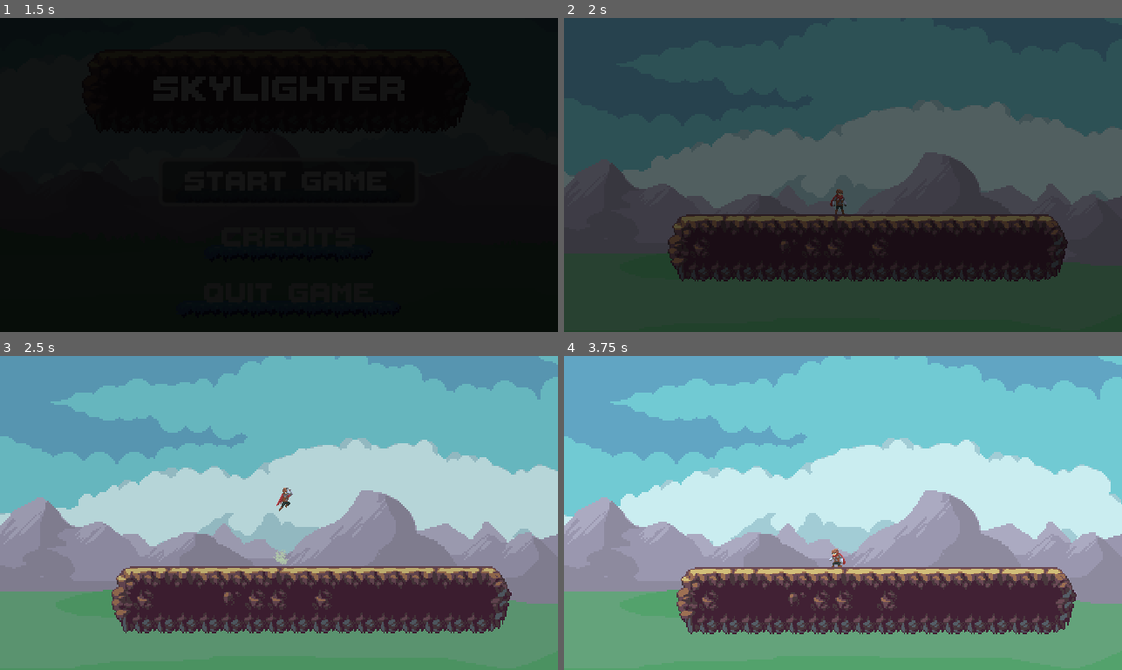
Above: before the commit, frames 1-4 (two rows, left to right).
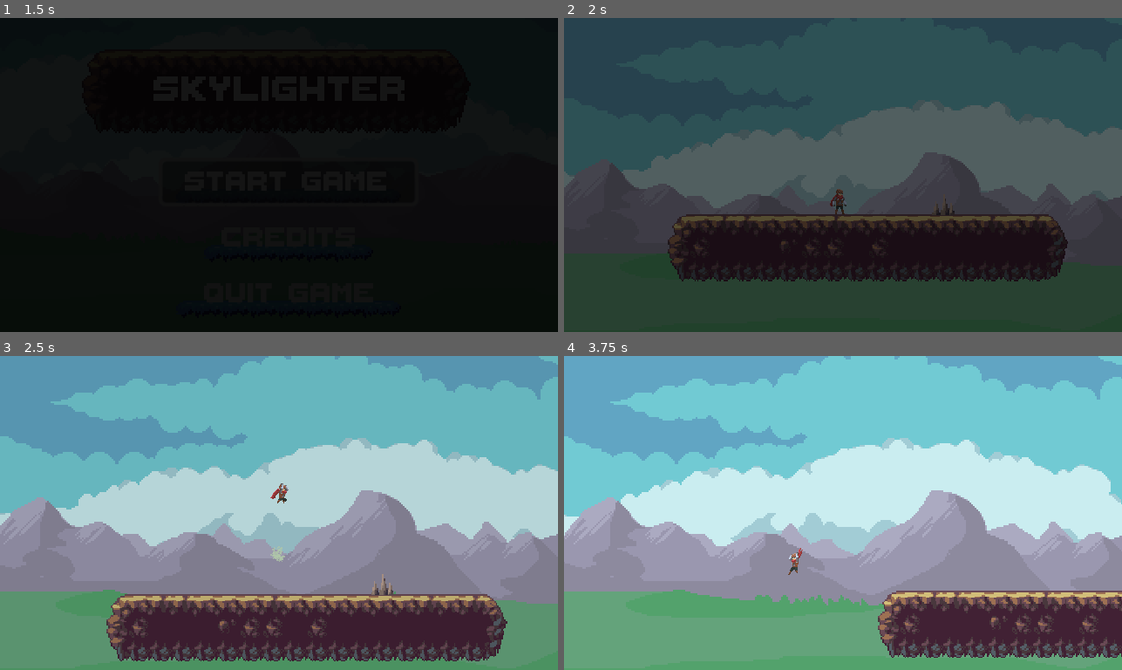
Above: after the commit, the same moments.

Repository: strangerthandev115/HackMT2024
Game: Godot game, scene res://scenes/main/main.tscn
Same seed, same stepped clock (60 frames per second), same inputs: the game is played once before the commit and once after it.
Inputs:
- Up to frame 1 (1.5 s): click "Start Game" at 0.5 s; click "Start Game" at 1.25 s
- Up to frame 2 (2 s): no input
- Up to frame 3 (2.5 s): hold D (right) from 2.03 s (still down); tap F (die, bound only after the commit) at 2.1 s; tap Space (jump) at 2.27 s
- Up to frame 4 (3.75 s): tap C (crouch, bound only after the commit) at 2.85 s; tap Space (jump) at 3.02 s; tap F (die, bound only after the commit) at 3.05 s; release D (right) at 3.53 s; hold A (left) from 3.53 s (still down); hold Down (crouch, bound only before the commit) from 3.53 s (still down)

Frame 1 is identical in both runs. In frame 2, less than 0.1% of the frame differs, in the area x 65-70%, y 57-63%; in frame 3, 17%; in frame 4, 18%, in the area x 0-100%, y 42-97%.

Commit message:
added spikey bois, fixed and added flagpole

Diff:
--- a/project.godot
+++ b/project.godot
@@ -39,15 +39,13 @@
 
 left={
 "deadzone": 0.5,
-"events": [Object(InputEventKey,"resource_local_to_scene":fa …(140 unchanged characters)… d":false,"keycode":0,"physical_keycode":4194319,"key_label":0,"unicode":0,"echo":false,"script":null)
-, Object(InputEventKey,"resource_local_to_scene":false,"resource_name":"","device":-1,"window_id":0,"alt_pressed":false,"shift_pressed":false,"ctrl_pressed":false,"meta_pressed":false,"pressed":false,"keycode":0,"physical_keycode":65,"key_label":0,"unicode":97,"echo":false,"script":null)
+"events": [Object(InputEventKey,"resource_local_to_scene":fa …(140 unchanged characters)… d":false,"keycode":0,"physical_keycode":65,"key_label":0,"unicode":97,"echo":false,"script":null)
 , Object(InputEventJoypadMotion,"resource_local_to_scene":false,"resource_name":"","device":-1,"axis":0,"axis_value":-1.0,"script":null)
 ]
 }
 right={
 "deadzone": 0.5,
-"events": [Object(InputEventKey,"resource_local_to_scene":fa …(140 unchanged characters)… d":false,"keycode":0,"physical_keycode":4194321,"key_label":0,"unicode":0,"echo":false,"script":null)
-, Object(InputEventKey,"resource_local_to_scene":false,"resource_name":"","device":-1,"window_id":0,"alt_pressed":false,"shift_pressed":false,"ctrl_pressed":false,"meta_pressed":false,"pressed":false,"keycode":0,"physical_keycode":68,"key_label":0,"unicode":100,"echo":false,"script":null)
+"events": [Object(InputEventKey,"resource_local_to_scene":fa …(140 unchanged characters)… d":false,"keycode":0,"physical_keycode":68,"key_label":0,"unicode":100,"echo":false,"script":null)
 , Object(InputEventJoypadMotion,"resource_local_to_scene":false,"resource_name":"","device":-1,"axis":0,"axis_value":1.0,"script":null)
 ]
 }
@@ -59,8 +57,7 @@
 }
 crouch={
 "deadzone": 0.5,
-"events": [Object(InputEventKey,"resource_local_to_scene":fa …(140 unchanged characters)… d":false,"keycode":0,"physical_keycode":4194322,"key_label":0,"unicode":0,"echo":false,"script":null)
-, Object(InputEventKey,"resource_local_to_scene":false,"resource_name":"","device":-1,"window_id":0,"alt_pressed":false,"shift_pressed":false,"ctrl_pressed":false,"meta_pressed":false,"pressed":false,"keycode":0,"physical_keycode":83,"key_label":0,"unicode":115,"echo":false,"script":null)
+"events": [Object(InputEventKey,"resource_local_to_scene":fa …(140 unchanged characters)… d":false,"keycode":0,"physical_keycode":67,"key_label":0,"unicode":99,"echo":false,"script":null)
 , Object(InputEventJoypadButton,"resource_local_to_scene":false,"resource_name":"","device":-1,"button_index":1,"pressure":0.0,"pressed":false,"script":null)
 ]
 }
@@ -75,6 +72,11 @@
 "events": [Object(InputEventKey,"resource_local_to_scene":false,"resource_name":"","device":-1,"window_id":0,"alt_press …(182 unchanged characters)…
 ]
 }
+die={
+"deadzone": 0.5,
+"events": [Object(InputEventKey,"resource_local_to_scene":false,"resource_name":"","device":-1,"window_id":0,"alt_pressed":false,"shift_pressed":false,"ctrl_pressed":false,"meta_pressed":false,"pressed":false,"keycode":0,"physical_keycode":70,"key_label":0,"unicode":102,"echo":false,"script":null)
+]
+}
 
 [rendering]
 
--- a/assets/flagpole/flagpole.tscn
+++ b/scenes/flagpole/flagpole.tscn
@@ -1,26 +1,32 @@
 [gd_scene load_steps=4 format=3 uid="uid://dcbfolw1aiu0o"]
 
-[ext_resource type="Script" path="res://scenes/spike_tilemap/spike_tilemap.gd" id="1_t70xh"]
+[ext_resource type="Script" path="res://scenes/flagpole/flagpole.gd" id="1_jrrba"]
 [ext_resource type="Texture2D" uid="uid://b7804edsrbcqo" path="res://assets/textures/tilesets/tileset.png" id="2_t5pc5"]
 
 [sub_resource type="RectangleShape2D" id="RectangleShape2D_sb6xu"]
-size = Vector2(2.5, 60)
+size = Vector2(16.25, 60)
 
-[node name="SpikeyBoi" type="Area2D"]
+[node name="Flagpole" type="Area2D"]
 scale = Vector2(0.8, 0.8)
 disable_mode = 2
 collision_layer = 255
 collision_mask = 255
-script = ExtResource("1_t70xh")
+script = ExtResource("1_jrrba")
 
 [node name="Sprite2D" type="Sprite2D" parent="."]
-position = Vector2(9.5, -45)
+position = Vector2(19.25, -51.25)
 texture = ExtResource("2_t5pc5")
 region_enabled = true
-region_rect = Rect2(48, 112, 22, 31)
+region_rect = Rect2(0, 96, 47, 51)
 
 [node name="Sprite2D2" type="Sprite2D" parent="."]
-position = Vector2(0, -15)
+position = Vector2(0.25, -15)
+texture = ExtResource("2_t5pc5")
+region_enabled = true
+region_rect = Rect2(48, 113, 3, 30)
+
+[node name="Sprite2D3" type="Sprite2D" parent="."]
+position = Vector2(31.25, -15)
 texture = ExtResource("2_t5pc5")
 region_enabled = true
 region_rect = Rect2(48, 113, 3, 30)
@@ -28,7 +34,8 @@
 [node name="AnimationPlayer" type="AnimationPlayer" parent="."]
 
 [node name="CollisionShape2D" type="CollisionShape2D" parent="."]
-position = Vector2(2.98023e-07, -30)
+position = Vector2(24.375, -30)
+scale = Vector2(1, 1)
 shape = SubResource("RectangleShape2D_sb6xu")
 
 [connection signal="body_entered" from="." to="." method="_on_body_entered"]
--- a/scenes/player/player.gd
+++ b/scenes/player/player.gd
@@ -32,9 +32,18 @@
 #executes every frame, for non physics processes
 func _process(delta):
 	if position.y > 1000:
+		$FallDeath.play(0.4)
 		position = start_position
 	#print(position)
+	if Input.is_action_just_pressed("die"):
+		die()
 
+func die():
+	$Death.play(0.4)
+	position = start_position
+
+func win():
+	$Win.play()
 
 #executes every frame dealing with physics processes
 func _physics_process(delta):
--- a/scenes/player/player.tscn
+++ b/scenes/player/player.tscn
@@ -8,6 +8,9 @@
 [ext_resource type="AudioStream" uid="uid://bl0hbs6jveou8" path="res://assets/audio/player_jump.wav" id="6_4sasn"]
 [ext_resource type="AudioStream" uid="uid://bp6m3irils5hj" path="res://assets/audio/player_land.wav" id="7_kn8ww"]
 [ext_resource type="AudioStream" uid="uid://crp0w6o2ut783" path="res://assets/audio/player_walk.wav" id="8_3148h"]
+[ext_resource type="AudioStream" uid="uid://ndm1pvu2yt22" path="res://assets/audio/player_fall_out_death(fade).mp3" id="9_nt1ch"]
+[ext_resource type="AudioStream" uid="uid://dpieadfwgo3ws" path="res://assets/audio/player_death.mp3" id="10_365ue"]
+[ext_resource type="AudioStream" uid="uid://dn1j6t00x2k6c" path="res://assets/audio/fanfare_endpoint.wav" id="11_k6uif"]
 
 [sub_resource type="Animation" id="Animation_54lqy"]
 length = 0.001
@@ -414,7 +417,6 @@
 position = Vector2(0, -17.5)
 sprite_frames = ExtResource("1_fgoj4")
 animation = &"falling"
-frame = 1
 
 [node name="AnimationPlayer" type="AnimationPlayer" parent="."]
 libraries = {
@@ -499,3 +501,18 @@
 stream = ExtResource("8_3148h")
 volume_db = -10.576
 pitch_scale = 1.3
+
+[node name="FallDeath" type="AudioStreamPlayer" parent="."]
+stream = ExtResource("9_nt1ch")
+volume_db = -10.576
+pitch_scale = 1.3
+
+[node name="Death" type="AudioStreamPlayer" parent="."]
+stream = ExtResource("10_365ue")
+volume_db = -10.576
+pitch_scale = 1.3
+
+[node name="Win" type="AudioStreamPlayer" parent="."]
+stream = ExtResource("11_k6uif")
+volume_db = 10.0
+pitch_scale = 1.5
--- a/scenes/spike_tilemap/spike_tilemap.gd
+++ b/scenes/spike_tilemap/spike_tilemap.gd
@@ -1,5 +1,4 @@
 extends Area2D
-
 
 func _on_body_entered(body):
 	if body.has_method("die"):
--- a/scenes/world/world.tscn
+++ b/scenes/world/world.tscn
@@ -1,14 +1,16 @@
-[gd_scene load_steps=21 format=3 uid="uid://da12lqggji02q"]
+[gd_scene load_steps=23 format=3 uid="uid://da12lqggji02q"]
 
 [ext_resource type="PackedScene" uid="uid://b0iwhan3emqtq" path="res://scenes/player/player.tscn" id="2_wfce3"]
 [ext_resource type="PackedScene" uid="uid://dd5yv0dmmsfqx" path="res://scenes/tilemap/tile_map.tscn" id="2_wy1vo"]
 [ext_resource type="Script" path="res://scenes/paralax_background/SkyBackground.gd" id="3_kf0ie"]
+[ext_resource type="PackedScene" uid="uid://cnmeink4imdof" path="res://scenes/spike_tilemap/spike_tilemap.tscn" id="3_sc3re"]
 [ext_resource type="Texture2D" uid="uid://bdqirpjxdwjde" path="res://assets/textures/background/CloudsBack.png" id="4_3jp6h"]
 [ext_resource type="Texture2D" uid="uid://l8lr1payjnbx" path="res://assets/textures/background/CloudsFront.png" id="5_02rs4"]
 [ext_resource type="Texture2D" uid="uid://bu5vu7emei201" path="res://assets/textures/background/BGBack.png" id="6_peaoi"]
 [ext_resource type="Texture2D" uid="uid://b58tsnfpdids5" path="res://assets/textures/background/BGFront.png" id="7_padvc"]
 [ext_resource type="PackedScene" uid="uid://dxoj4mt5ykacm" path="res://scenes/moving_platforms/moving_platform.tscn" id="8_erifn"]
 [ext_resource type="AudioStream" uid="uid://du1lhopglh5pd" path="res://assets/audio/level_music.wav" id="9_0xm86"]
+[ext_resource type="PackedScene" uid="uid://dcbfolw1aiu0o" path="res://scenes/flagpole/flagpole.tscn" id="11_owo2o"]
 
 [sub_resource type="Curve2D" id="Curve2D_hdyld"]
 _data = {
@@ -90,6 +92,96 @@
 layer_2/z_index = -1
 layer_2/tile_data = PackedInt32Array(393234, 65536, 1, 327698, 196608, 0, 393233, 65536, 1, 327697, 65536, 0, 393232, 6 …(35970 unchanged characters)…
 
+[node name="SpikeyBoi" parent="." instance=ExtResource("3_sc3re")]
+position = Vector2(189, 68)
+
+[node name="SpikeyBoi2" parent="SpikeyBoi" instance=ExtResource("3_sc3re")]
+position = Vector2(251.25, -80)
+scale = Vector2(1, 1)
+
+[node name="SpikeyBoi3" parent="SpikeyBoi" instance=ExtResource("3_sc3re")]
+position = Vector2(1157.5, -160)
+scale = Vector2(1, 1)
+
+[node name="SpikeyBoi4" parent="SpikeyBoi" instance=ExtResource("3_sc3re")]
+position = Vector2(1891.25, -47.5)
+scale = Vector2(1, 1)
+
+[node name="SpikeyBoi5" parent="SpikeyBoi" instance=ExtResource("3_sc3re")]
+position = Vector2(2305, -176.25)
+scale = Vector2(1, 1)
+
+[node name="SpikeyBoi6" parent="SpikeyBoi" instance=ExtResource("3_sc3re")]
+position = Vector2(1778.75, 160)
+scale = Vector2(1, 1)
+
+[node name="SpikeyBoi7" parent="SpikeyBoi" instance=ExtResource("3_sc3re")]
+position = Vector2(1317.5, 400)
+scale = Vector2(1, 1)
+
+[node name="SpikeyBoi8" parent="SpikeyBoi" instance=ExtResource("3_sc3re")]
+position = Vector2(2327.5, 400)
+scale = Vector2(1, 1)
+
+[node name="SpikeyBoi9" parent="SpikeyBoi" instance=ExtResource("3_sc3re")]
+position = Vector2(2301.25, 400)
+scale = Vector2(1, 1)
+
+[node name="SpikeyBoi10" parent="SpikeyBoi" instance=ExtResource("3_sc3re")]
+position = Vector2(2551.25, 400)
+scale = Vector2(1, 1)
+
+[node name="SpikeyBoi11" parent="SpikeyBoi" instance=ExtResource("3_sc3re")]
+position = Vector2(2705, 400)
+scale = Vector2(1, 1)
+
+[node name="SpikeyBoi12" parent="SpikeyBoi" instance=ExtResource("3_sc3re")]
+position = Vector2(3002.5, 400)
+scale = Vector2(1, 1)
+
+[node name="SpikeyBoi13" parent="SpikeyBoi" instance=ExtResource("3_sc3re")]
+position = Vector2(3740, 400)
+scale = Vector2(1, 1)
+
+[node name="SpikeyBoi14" parent="SpikeyBoi" instance=ExtResource("3_sc3re")]
+position = Vector2(4147.5, 383.75)
+scale = Vector2(1, 1)
+
+[node name="SpikeyBoi15" parent="SpikeyBoi" instance=ExtResource("3_sc3re")]
+position = Vector2(3773.75, 80)
+scale = Vector2(1, 1)
+
+[node name="SpikeyBoi16" parent="SpikeyBoi" instance=ExtResource("3_sc3re")]
+position = Vector2(4950, -176.25)
+scale = Vector2(1, 1)
+
+[node name="SpikeyBoi17" parent="SpikeyBoi" instance=ExtResource("3_sc3re")]
+position = Vector2(2550, 16.25)
+scale = Vector2(1, 1)
+
+[node name="SpikeyBoi18" parent="SpikeyBoi" instance=ExtResource("3_sc3re")]
+position = Vector2(2485, 16.25)
+scale = Vector2(1, 1)
+
+[node name="SpikeyBoi20" parent="SpikeyBoi" instance=ExtResource("3_sc3re")]
+position = Vector2(2951.25, -173.75)
+scale = Vector2(0.8, 0.8)
+
+[node name="SpikeyBoi19" parent="SpikeyBoi" instance=ExtResource("3_sc3re")]
+position = Vector2(2485, 16.25)
+scale = Vector2(1, 1)
+
+[node name="SpikeyBoi21" parent="SpikeyBoi" instance=ExtResource("3_sc3re")]
+position = Vector2(3923.6, -176.519)
+scale = Vector2(1, 1)
+
+[node name="SpikeyBoi22" parent="SpikeyBoi" instance=ExtResource("3_sc3re")]
+position = Vector2(6110.33, 559.889)
+scale = Vector2(1, 1)
+
+[node name="Flagpole" parent="." instance=ExtResource("11_owo2o")]
+position = Vector2(5600, 176.5)
+
 [node name="SkyBackground" type="ParallaxBackground" parent="."]
 script = ExtResource("3_kf0ie")
 
Not shown, changed: assets/audio/player_fall_out_death(fade).mp3.import
Renamed: assets/flagpole/flagpole.gd -> scenes/flagpole/flagpole.gd
Not shown: 1 places in scenes/player/player.tscn that only renumber resources
